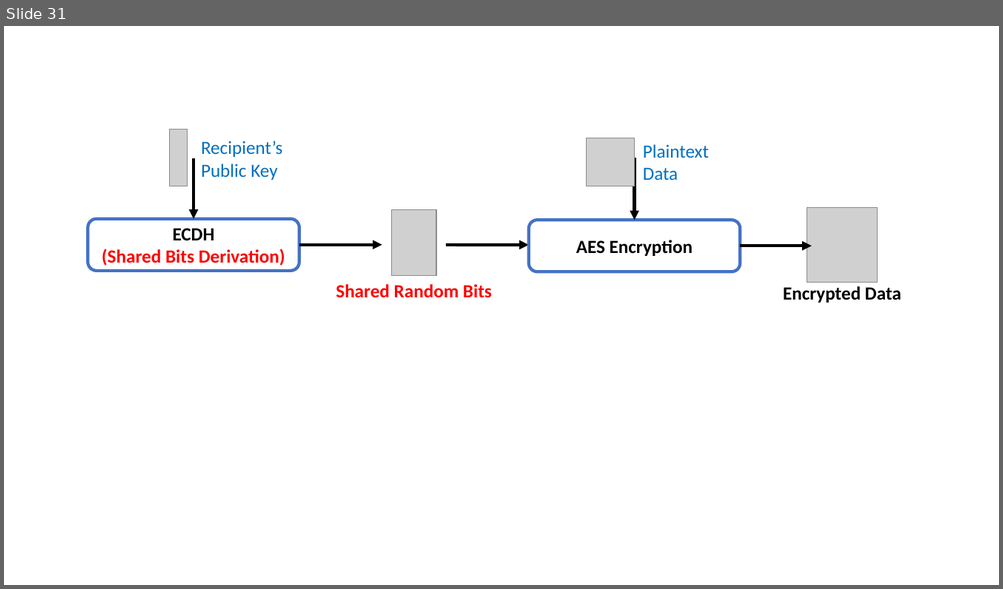
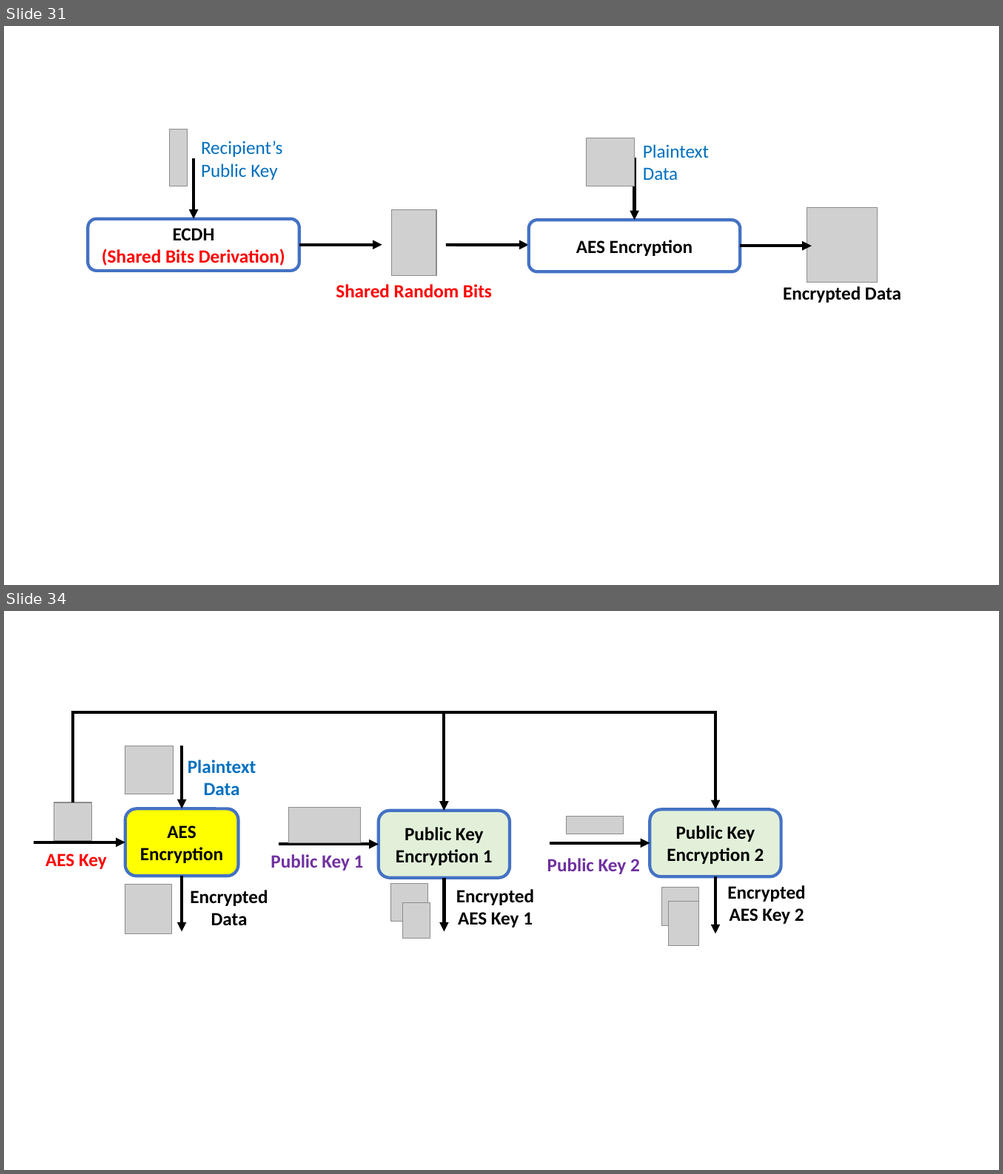
Before and after one commit to junkurihara/class-e2e_security_js, a slide deck: images.pptx. Shown one above the other, each under a label of ours: slide 31 before the commit, slides 31 and 34 after it; the slides between them are not shown. The pictures are 1003x589 and 1003x1174 pixels, drawn with LibreOffice and Linux fonts; fonts in the diff are those of the drawing; grey boxes stand for pictures. Boxes give left, top, right and bottom in pixels: in the first picture for what was removed or moved away, otherwise in the second. Text is boxed around its words. In the diff, an @@ line names an element or a change of style, - is before the commit and + after.

```diff
--- a/images.pptx
+++ b/images.pptx
@@ slide 34 added at [4, 611, 999, 1170], background #FFFFFF @@
@@ elbow arrow added from (73, 803) to (444, 811), #000000 3 pt @@
@@ elbow arrow added from (73, 803) to (715, 809), #000000 3 pt @@
@@ picture added at [125, 746, 173, 794] @@
@@ arrow added from (182, 746) to (182, 809), #000000 3 pt @@
@@ text added at [188, 760, 256, 795], 18 pt, text #0070C0, bold @@
+Plaintext Data
@@ picture added at [54, 803, 91, 841] @@
@@ rounded rectangle added at [125, 809, 239, 876], fill #FFFF00, outline #4472C4 3 pt, 18 pt, text #000000, bold @@
+AES Encryption
@@ picture added at [289, 807, 361, 843] @@
@@ rounded rectangle added at [649, 809, 781, 877], fill #E2F0D9, outline #4472C4 3 pt, 18 pt, text #000000, bold @@
+Public Key Encryption 2
@@ rounded rectangle added at [378, 811, 510, 878], fill #E2F0D9, outline #4472C4 3 pt, 18 pt, text #000000, bold @@
+Public Key Encryption 1
@@ picture added at [566, 816, 623, 834] @@
@@ arrow added from (33, 843) to (125, 843), #000000 3 pt @@
@@ text added at [45, 854, 107, 869], 18 pt, text #FF0000, bold @@
+AES Key
@@ text added at [270, 854, 364, 871], 18 pt, text #7030A0, bold @@
+Public Key 1
@@ arrow added from (279, 845) to (378, 845), #000000 3 pt @@
@@ arrow added from (550, 843) to (649, 843), #000000 3 pt @@
@@ arrow added from (182, 876) to (182, 932), #000000 3 pt @@
@@ text added at [547, 858, 640, 874], 18 pt, text #7030A0, bold @@
+Public Key 2
@@ arrow added from (715, 877) to (715, 934), #000000 3 pt @@
@@ picture added at [125, 885, 171, 934] @@
@@ text added at [190, 890, 267, 925], 18 pt, text #000000, bold @@
+Encrypted Data
@@ picture added at [390, 883, 428, 921] @@
@@ arrow added from (444, 878) to (444, 932), #000000 3 pt @@
@@ text added at [456, 889, 534, 928], 18 pt, text #000000, bold @@
+Encrypted AES Key 1
@@ picture added at [661, 888, 699, 925] @@
@@ text added at [727, 886, 805, 924], 18 pt, text #000000, bold @@
+Encrypted AES Key 2
@@ picture added at [402, 903, 430, 939] @@
@@ picture added at [668, 901, 699, 946] @@
```
Also in this commit, not shown: 2 other slides added, 5 other files.
